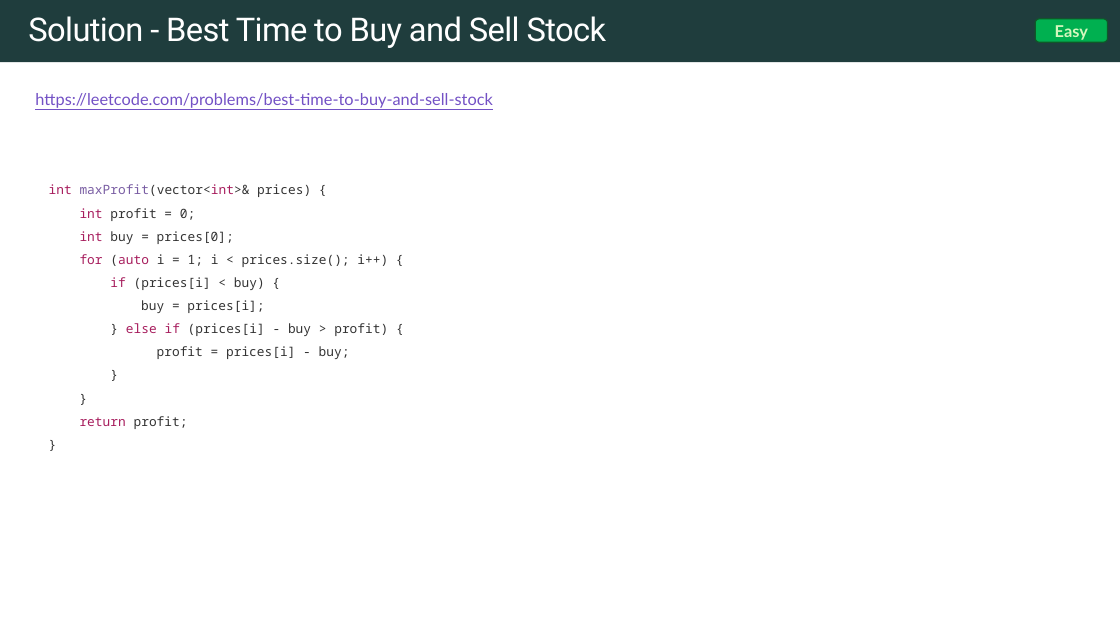
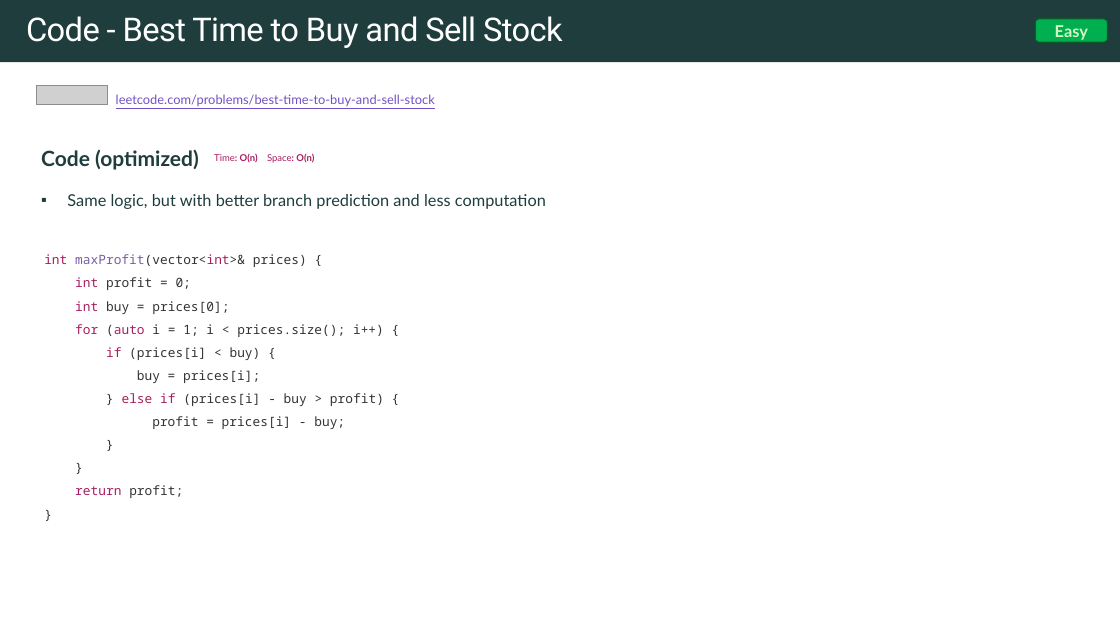
Before and after one commit to rfdavid/coding-interview-handbook-cpp, a slide deck: slide 26 of Algorithm and problem Solving Cheatsheet.pptm (slide 24 before the commit). Drawn at 1120x630 pixels with LibreOffice and Linux fonts; fonts in the diff are those of the drawing; grey boxes stand for pictures. Boxes give left, top, right and bottom in pixels: in the first picture for what was removed or moved away, otherwise in the second. Text is boxed around its words. In the diff, an @@ line names an element or a change of style, - is before the commit and + after.

Commit message:
added buy/selling stock problems

```diff
--- a/Algorithm and problem Solving Cheatsheet.pptm
+++ b/Algorithm and problem Solving Cheatsheet.pptm
@@ title "Code - Best Time to ..." at (26,16,563,48): vertical alignment middle to top @@
@@ title at (26,16,563,48): text changed @@
-Solution - Best Time to Buy and Sell Stock
+Code - Best Time to Buy and Sell Stock
@@ picture added at (36,86,108,104) @@
@@ text at (116,94,435,106): text changed; size 14 to 11 pt @@
-https://leetcode.com/problems/best-time-to-buy-and-sell-stock
+leetcode.com/problems/best-time-to-buy-and-sell-stock
@@ text added at (41,149,546,209), 14 pt, text #1F3D3D @@
+Code (optimized) Time: O(n) Space: O(n)
+▪ Same logic, but with better branch prediction and less computation
@@ text "int maxProfit(vector<int>& prices) { int ...": place and size @@
-text "int maxProfit(vector<int>& prices) { int ..." at (49,184,388,429)
+text "int maxProfit(vector<int>& prices) { int ..." at (44,254,384,498)
```
Also in this commit, not shown: 12 other slides changed, 8 slides added, 13 other files.
